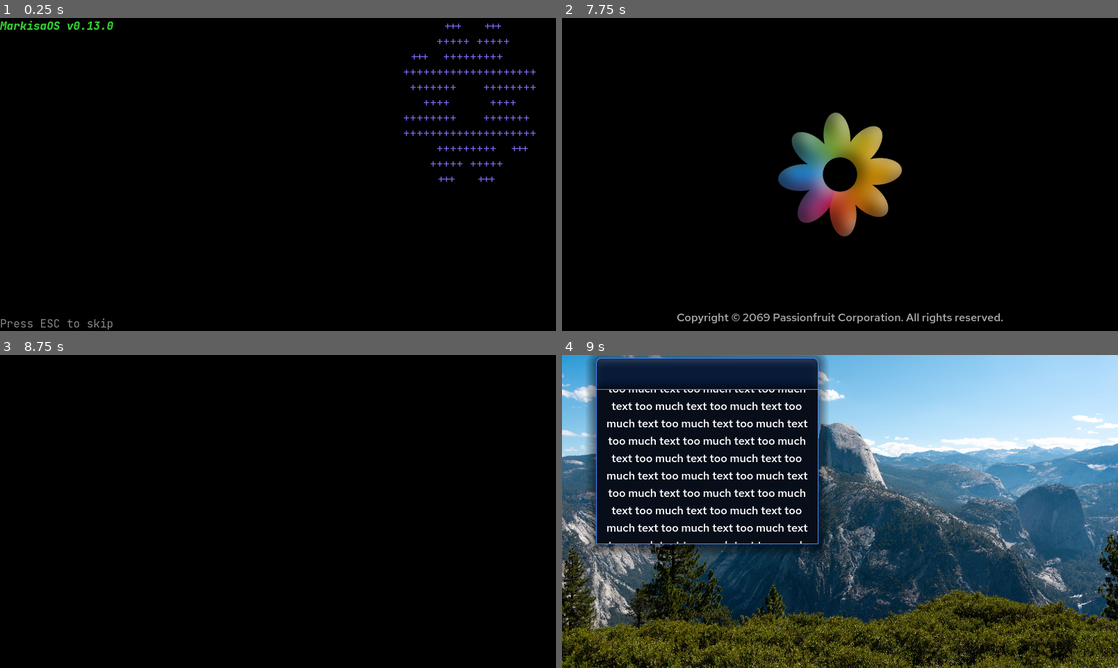
Above: before the commit, frames 1-4 (two rows, left to right).
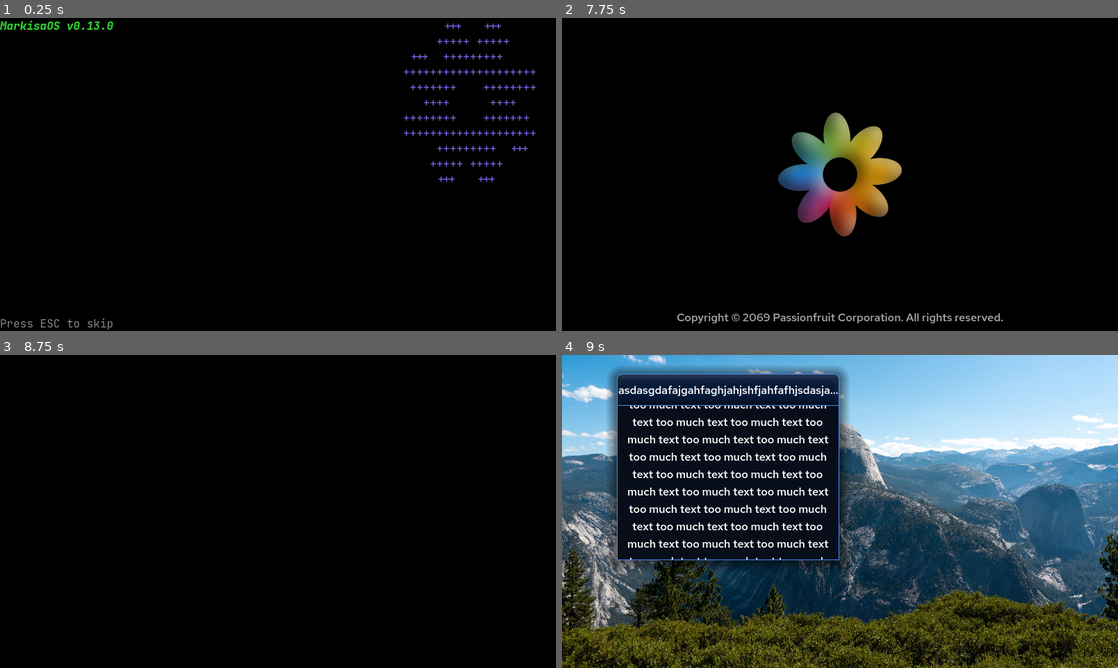
Above: after the commit, the same moments.

Repository: hellory4n/MarkisaOS
Game: Godot game, scene res://os/kickstart/bootloader.tscn
Two runs of this game, one before a commit and one after it. Both use one fixed random seed, a clock stepped at 60 frames per second and the inputs below.
Inputs (mouse positions are in pixels of both pictures, inside the frame that each line leads up to):
- Up to frame 1 (0.25 s): no input
- Up to frame 2 (7.75 s): tap Enter at 0.5, 2.75 s; move the mouse to (962, 158) at 0.52 s; click (962, 158) at 0.67 s; tap Space at 1.25 s; drag from (728, 190) to (812, 237) at 1.27 s; move the mouse to (895, 105) at 2.02 s; click (895, 105) at 2.17 s; drag from (812, 237) to (673, 127) at 2.77 s; move the mouse to (1006, 221) at 3.52 s; click (1006, 221) at 3.67 s; drag from (673, 127) to (756, 96) at 4.27 s; move the mouse to (867, 174) at 5.02 s; click (867, 174) at 5.17 s; drag from (756, 96) to (728, 190) at 5.77 s; move the mouse to (962, 158) at 6.52 s; click (962, 158) at 6.67 s; drag from (728, 190) to (812, 237) at 7.27 s
- Up to frame 3 (8.75 s): move the mouse to (333, 442) at 8.02 s; click (333, 442) at 8.17 s
- Up to frame 4 (9 s): tap Space at 8.75 s; drag from (812, 574) to (673, 464) at 8.77 s

Frames 1-3 are identical in both runs. In frame 4, 17% of the frame differs, in the area x 4-52%, y 0-69%.

Commit message:
holy shit a window you can drag around and fuck around

Diff:
--- a/os/dashboard/dashboard.tscn
+++ b/os/dashboard/dashboard.tscn
@@ -68,13 +68,13 @@
 
 [node name="MksWindow" type="Control" parent="." node_paths=PackedStringArray("content_root")]
 anchors_preset = 0
-offset_left = 50.0
-offset_top = 50.0
-offset_right = 368.0
-offset_bottom = 271.0
+offset_left = 80.0
+offset_top = 73.0
+offset_right = 398.0
+offset_bottom = 294.0
 script = ExtResource("3_hc3an")
 content_root = NodePath("contents")
-window_name = "lolokokjjjjj"
+window_name = "asdasgdafajgahfaghjahjshfjahfafhjsdasjajdajjsjgajks"
 
 [node name="contents" type="Control" parent="MksWindow"]
 clip_contents = true
--- a/os/dashboardtk/draggable_title.gd
+++ b/os/dashboardtk/draggable_title.gd
@@ -1,15 +1,42 @@
-extends CharacterBody2D
+## I wonder if you should use it
+extends Sprite2D
+class_name __internaldonotuseorthingswillblowupandstuff__DraggableTitle__
 
-var can_drag := false
-var grabbed_offset := Vector2.ZERO
-@onready var window: MksWindow = get_parent()
+# don't ask what this does, i stole this from https://gist.github.com/angstyloop/08200c6d816347c82ea1aed56c219f17
+# and deleted all of the comments since they were pretty ridiculous
+@export var window: MksWindow
 
-func _input_event(_viewport, event, _shape_idx):
-    if event is InputEventMouseButton:
-        can_drag = event.is_pressed()
-        grabbed_offset = window.position - get_global_mouse_position()
-        get_tree().quit()
+var status = "none"
+var tsize = Vector2()
+var mpos = Vector2()
 
 func _process(_delta):
-    if Input.is_mouse_button_pressed(MOUSE_BUTTON_LEFT) and can_drag:
-        window.position = grabbed_offset + get_global_mouse_position()
+    tsize = scale
+    if status == "dragging":
+        window.global_position = mpos + offset + Vector2(0, 45)
+
+func _input(ev: InputEvent):
+    if ev is InputEventMouseButton and ev.button_index == MOUSE_BUTTON_LEFT:
+        var ev2 := ev as InputEventMouseButton
+        if status != "dragging" and ev.pressed:
+            var evpos = ev2.global_position
+
+            var gpos = global_position
+
+            var rect = Rect2()
+            if is_centered():
+                rect = Rect2(gpos.x - tsize.x / 2, gpos.y - tsize.y / 2, tsize.x, tsize.y)
+            else:
+                rect = Rect2(gpos.x, gpos.y, tsize.x, tsize.y)
+
+            if rect.has_point(evpos):
+                status = "clicked"
+                offset = gpos - evpos
+
+        elif status == "dragging" and not ev.pressed:
+            status = "released"
+
+    if status == "clicked" and ev is InputEventMouseMotion:
+        status = "dragging"
+
+    mpos = get_global_mouse_position()
--- a/os/dashboardtk/draggable_title.tscn
+++ b/os/dashboardtk/draggable_title.tscn
@@ -1,12 +1,12 @@
-[gd_scene load_steps=3 format=3 uid="uid://dp3p5b0mmnwpt"]
+[gd_scene load_steps=3 format=3 uid="uid://cu1yohjatx5y"]
 
 [ext_resource type="Script" path="res://os/dashboardtk/draggable_title.gd" id="1_x7ra7"]
 
-[sub_resource type="RectangleShape2D" id="RectangleShape2D_cs40r"]
+[sub_resource type="ImageTexture" id="ImageTexture_mqo7b"]
 
-[node name="DraggableTitle" type="CharacterBody2D"]
-input_pickable = true
+[node name="dragtitle" type="Sprite2D"]
+position = Vector2(0, -45)
+scale = Vector2(45, 45)
+texture = SubResource("ImageTexture_mqo7b")
+centered = false
 script = ExtResource("1_x7ra7")
-
-[node name="CollisionShape2D" type="CollisionShape2D" parent="."]
-shape = SubResource("RectangleShape2D_cs40r")
--- a/os/dashboardtk/mks_window.gd
+++ b/os/dashboardtk/mks_window.gd
@@ -22,12 +22,12 @@
 var title_style: StyleBox
 var bg: Panel
 var title: Panel
-var draggable_shit: CharacterBody2D
-var iminlovewiththeshapeofyou: CollisionShape2D # i am the very embodiment of comedy itself
+var draggable_title: __internaldonotuseorthingswillblowupandstuff__DraggableTitle__
+var title_name: Label
 
 # dumb shit
 var frames: int
-const DraggableTitle := preload("res://os/dashboardtk/draggable_title.tscn")
+const DraggableTitle = preload("res://os/dashboardtk/draggable_title.tscn")
 
 func _ready():
     # make the internal bullshit
@@ -39,14 +39,19 @@
     title.offset_top = -45
     title.custom_minimum_size -= Vector2(0, 45)
 
-    draggable_shit = DraggableTitle.instantiate()
-    draggable_shit.ready.connect(
-        func(): iminlovewiththeshapeofyou = draggable_shit.get_node("CollisionShape2D")
-    )
+    draggable_title = DraggableTitle.instantiate()
+    draggable_title.window = self
+
+    title_name = Label.new()
+    title_name.set_anchors_preset(PRESET_FULL_RECT)
+    title_name.horizontal_alignment = HORIZONTAL_ALIGNMENT_CENTER
+    title_name.vertical_alignment = VERTICAL_ALIGNMENT_CENTER
+    title_name.text_overrun_behavior = TextServer.OVERRUN_TRIM_ELLIPSIS
 
     add_child(bg, false, Node.INTERNAL_MODE_FRONT)
     add_child(title, false, Node.INTERNAL_MODE_FRONT)
-    add_child(draggable_shit, false, Node.INTERNAL_MODE_FRONT)
+    add_child(draggable_title, false, Node.INTERNAL_MODE_FRONT)
+    title.add_child(title_name)
 
     theme_changed.connect(_on_theme_changed.bind())
 
@@ -56,11 +61,11 @@
     if frames > 2:
         _on_theme_changed()
 
-    # make sure the draggable shit's collision is correct
-    var m := RectangleShape2D.new()
-    m.size = Vector2(size.x, 45)
-    iminlovewiththeshapeofyou.shape = m
-    iminlovewiththeshapeofyou.position = Vector2(size.x / 2, -23)
+    # make sure the draggable shit is correct
+    draggable_title.scale = Vector2(size.x, 45)
+
+    # sync the window title stuff
+    title_name.text = window_name
 
 func _on_theme_changed():
     title_rect = Rect2(position.x, position.y - title_height, size.x, title_height)
@@ -76,8 +81,6 @@
 func _draw():
     if Engine.is_editor_hint():
         draw_rect(get_rect(), Color("#070E1A"))
-    else:
-        draw_rect(Rect2((iminlovewiththeshapeofyou.shape as RectangleShape2D).size, iminlovewiththeshapeofyou.position), Color.RED, false)
 
 func _get_configuration_warnings():
     if content_root == null:
